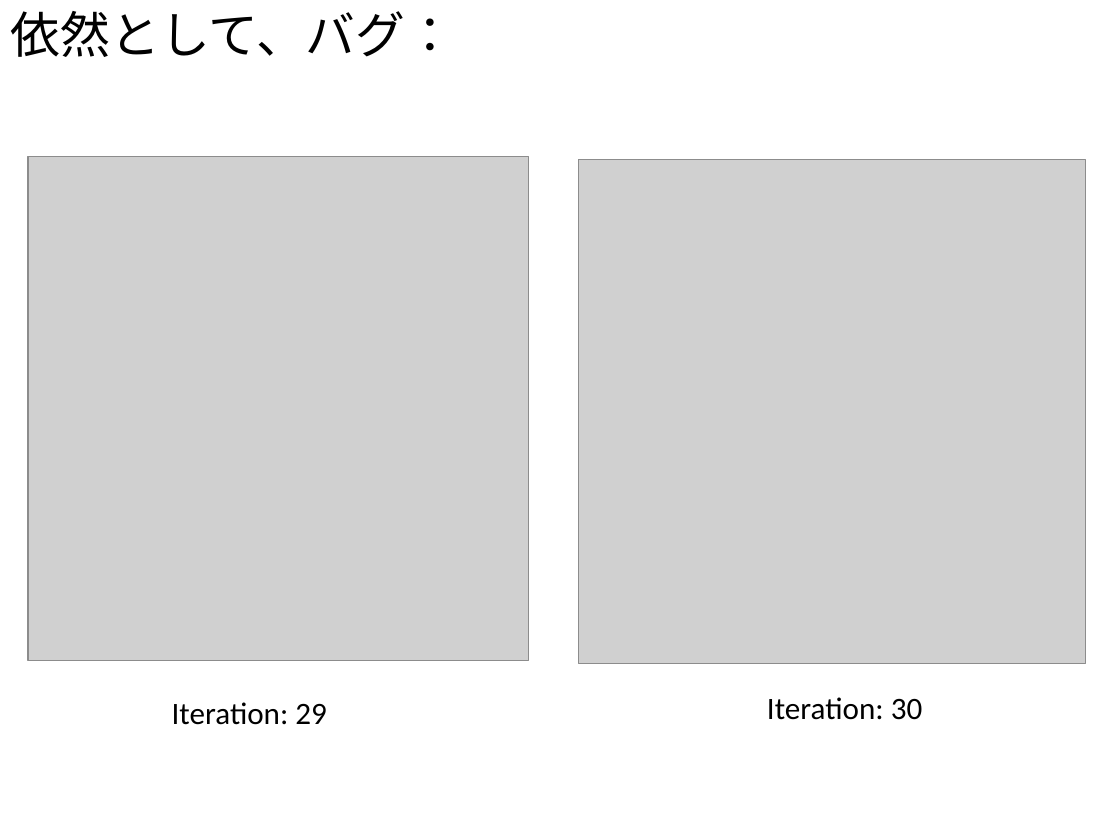
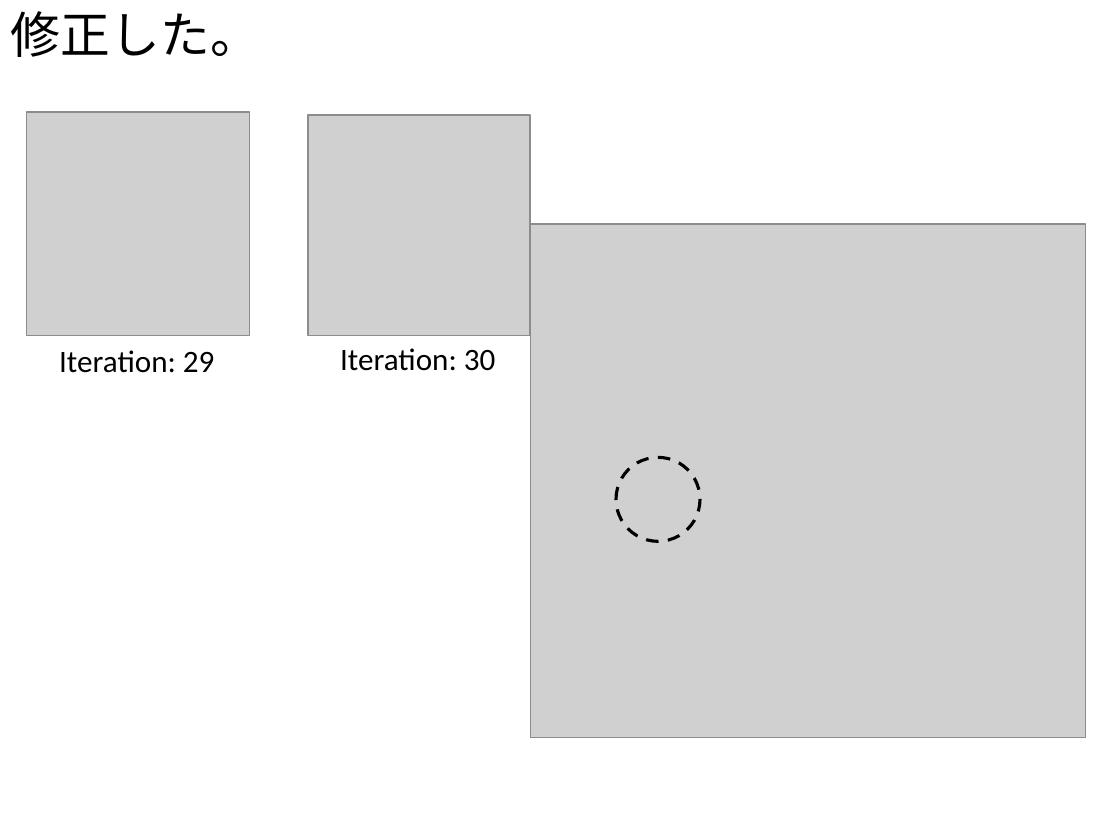
Before and after one commit to gnishida/RoadDesigner, a slide deck: slide 38 of RoadDesigner.pptx. Drawn at 1120x840 pixels with LibreOffice and Linux fonts; fonts in the diff are those of the drawing; grey boxes stand for pictures. Boxes give left, top, right and bottom in pixels: in the first picture for what was removed or moved away, otherwise in the second. Text is boxed around its words. In the diff, an @@ line names an element or a change of style, - is before the commit and + after.

```diff
--- a/RoadDesigner.pptx
+++ b/RoadDesigner.pptx
@@ text at bbox=[11, 11, 260, 57]: text changed @@
-依然として、バグ：
+修正した。
@@ picture: place and size @@
-picture at bbox=[28, 157, 529, 661]
+picture at bbox=[27, 112, 250, 336]
@@ picture: place and size @@
-picture at bbox=[579, 159, 1085, 663]
+picture at bbox=[308, 115, 530, 336]
@@ picture added at bbox=[530, 224, 1085, 737] @@
@@ text "Iteration: 29": place and size @@
-text "Iteration: 29" at bbox=[172, 702, 327, 725]
+text "Iteration: 29" at bbox=[59, 350, 215, 373]
@@ text "Iteration: 30": place and size @@
-text "Iteration: 30" at bbox=[767, 697, 923, 720]
+text "Iteration: 30" at bbox=[340, 348, 496, 371]
@@ ellipse added at bbox=[616, 457, 700, 541], outline #000000 2 pt dashed @@
```
Also in this commit, not shown: 1 other slide changed, 4 slides added, 2 other files.
